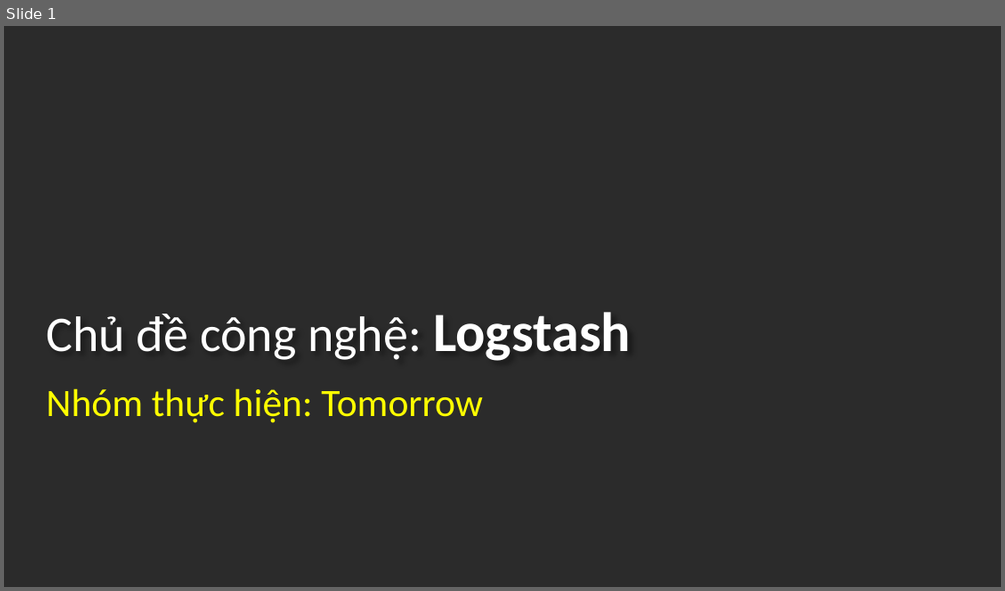
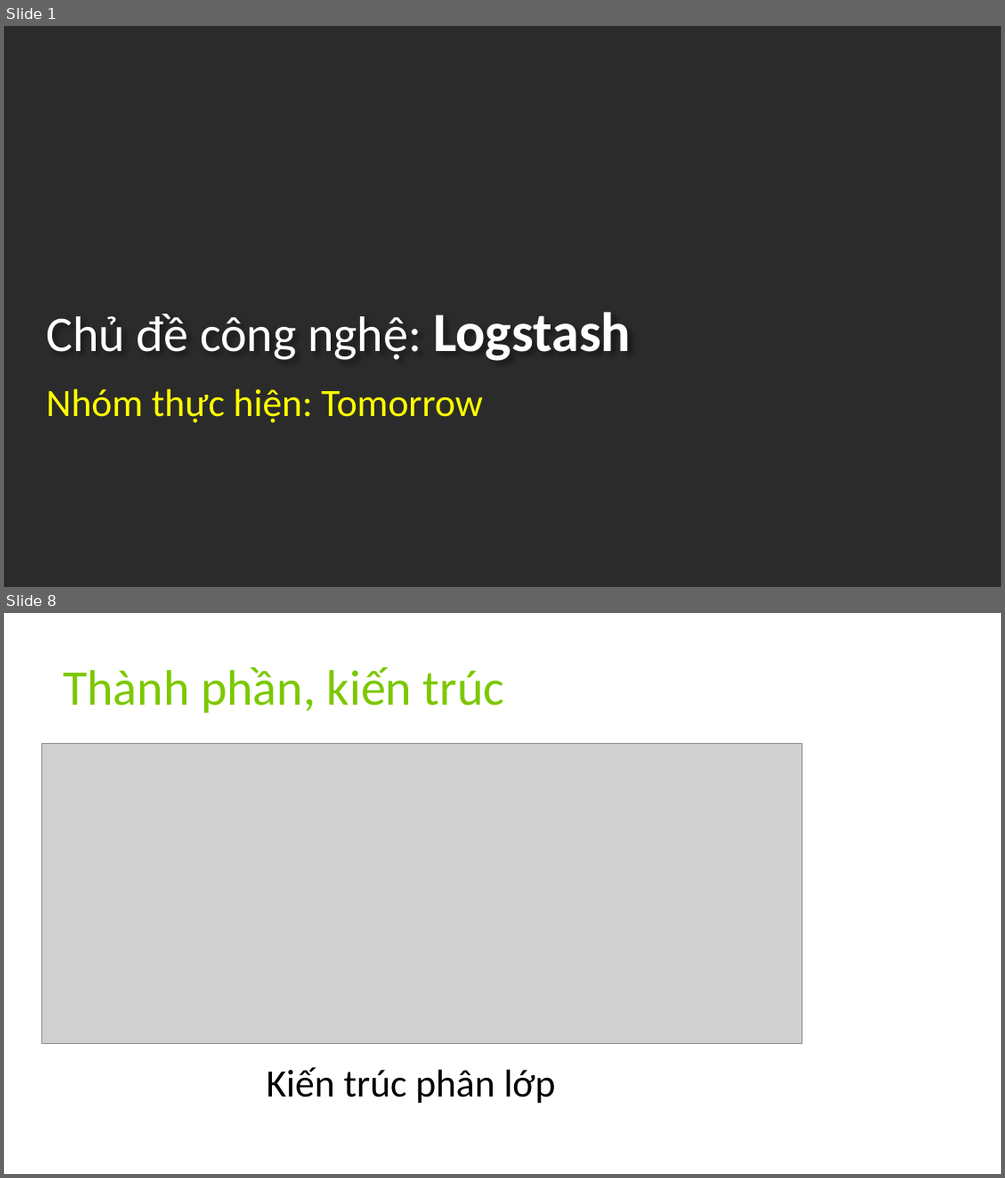
Before and after one commit to 1412574/Tomorrow_QuanLyXeKhach, a slide deck: LogStash/Slide_Logstash.pptx. Shown one above the other, each under a label of ours: slide 1 before the commit, slides 1 and 8 after it; the slides between them are not shown. The pictures are 1005x591 and 1005x1178 pixels, drawn with LibreOffice and Linux fonts; fonts in the diff are those of the drawing; grey boxes stand for pictures; background and template pictures are left out; a plain dark background stands for a picture behind light text. Boxes give left, top, right and bottom in pixels: in the first picture for what was removed or moved away, otherwise in the second. Text is boxed around its words. In the diff, an @@ line names an element or a change of style, - is before the commit and + after.

```diff
--- a/LogStash/Slide_Logstash.pptx
+++ b/LogStash/Slide_Logstash.pptx
@@ slide 8 added at [4, 613, 1001, 1174], background picture (left out) @@
@@ title added at [63, 667, 504, 713], 36 pt, text #7CC800 @@
+Thành phần, kiến trúc
@@ picture added at [42, 744, 801, 1044] @@
@@ text added at [267, 1067, 556, 1103], 28 pt, text #000000 @@
+Kiến trúc phân lớp
```
Also in this commit, not shown: 2 slides changed, 11 other slides added, 6 slides removed.
